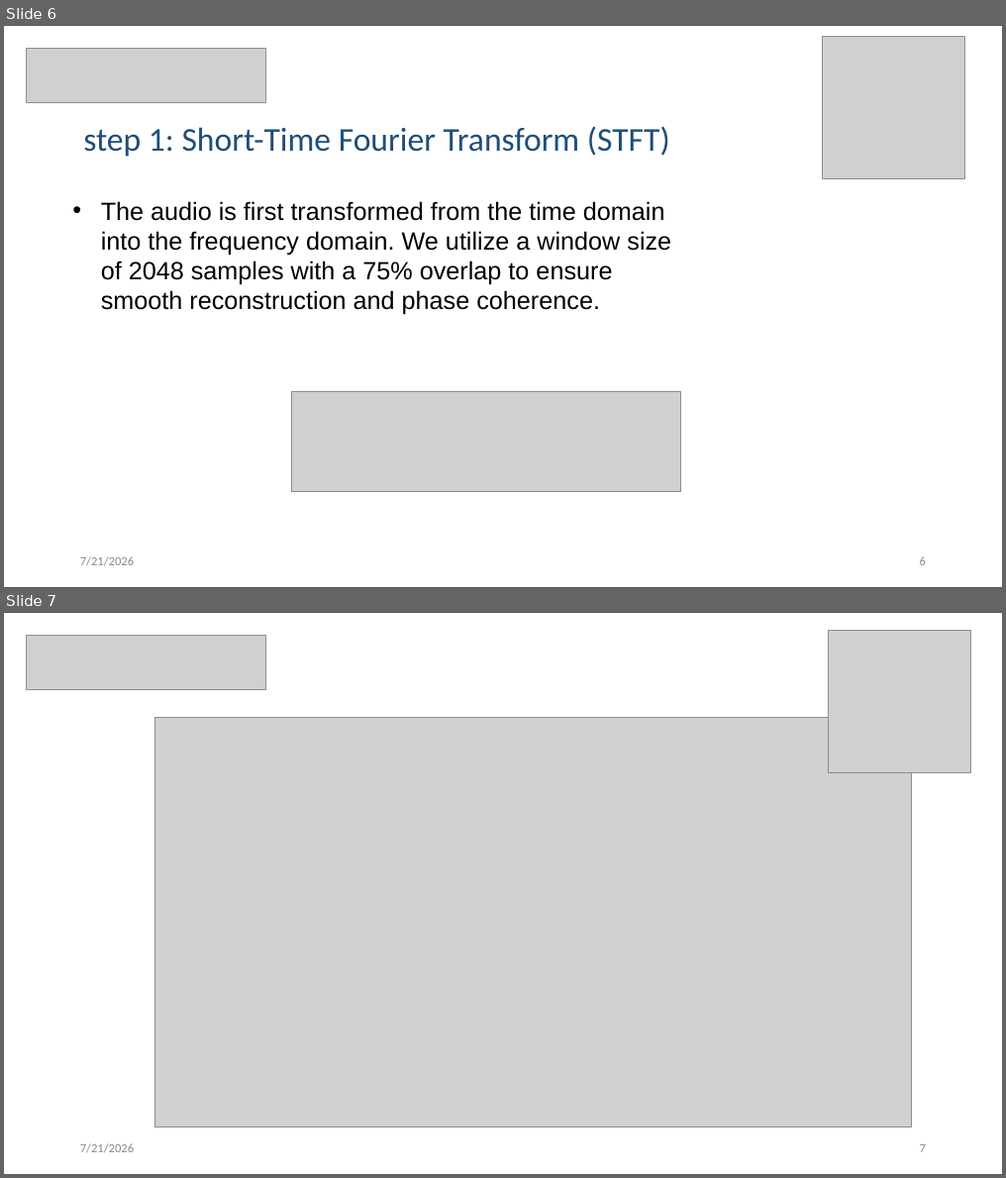
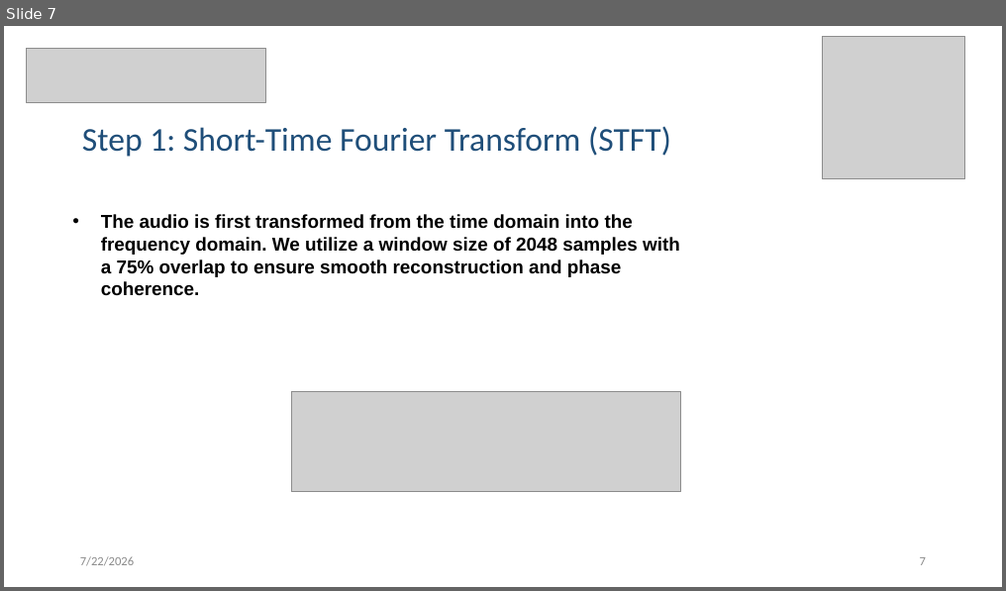
Before and after one commit to matangranottau/Final_Project, a slide deck: final presentation.pptx. Shown one above the other, each under a label of ours: slides 6 and 7 before the commit, slide 7 after it. The pictures are 1006x1178 and 1006x591 pixels, drawn with LibreOffice and Linux fonts; fonts in the diff are those of the drawing; grey boxes stand for pictures; background and template pictures are left out. Boxes give left, top, right and bottom in pixels: in the first picture for what was removed or moved away, otherwise in the second. Text is boxed around its words. In the diff, an @@ line names an element or a change of style, - is before the commit and + after.

```diff
--- a/final presentation.pptx
+++ b/final presentation.pptx
@@ slide 7 removed at box(4, 613, 1002, 1174), background #FFFFFF @@
@@ picture removed at box(26, 636, 265, 690) @@
@@ picture removed at box(829, 630, 971, 773) @@
@@ picture removed at box(155, 718, 912, 1128) @@
@@ text removed at box(80, 1144, 134, 1154) @@
-7/21/2026
@@ page number removed at box(920, 1145, 926, 1153) @@
-7
@@ what was slide 6 is now slide 7 @@
@@ slide 7 changed as well @@
@@ text at box(82, 126, 671, 157): text changed @@
-step 1: Short-Time Fourier Transform (STFT)
+Step 1: Short-Time Fourier Transform (STFT)
@@ text "The audio is first transformed ...": place and size @@
-text "The audio is first transformed ..." at box(101, 201, 671, 315)
+text "The audio is first transformed ..." at box(101, 214, 680, 296)
@@ text "The audio is first transformed ..." at box(101, 214, 680, 296): size 24 to 18 pt, bold on @@
@@ text at box(80, 557, 134, 567): text changed @@
-7/21/2026
+7/22/2026
@@ page number at box(920, 558, 926, 566): text changed @@
-6
+7
```
Also in this commit, not shown: 15 other slides changed, 2 slides added, 1 other slide removed, 1 other file.
